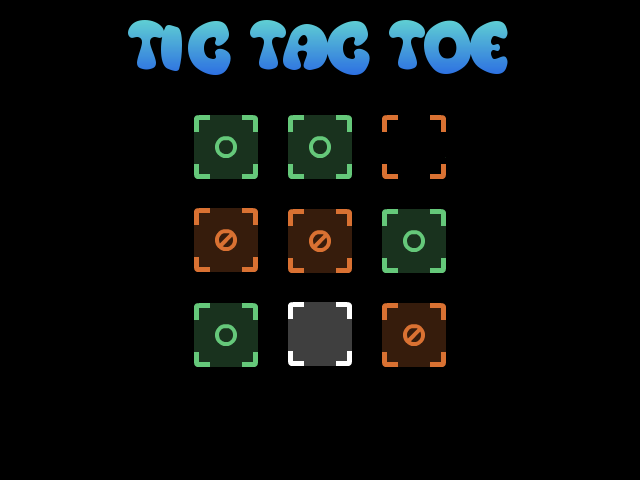
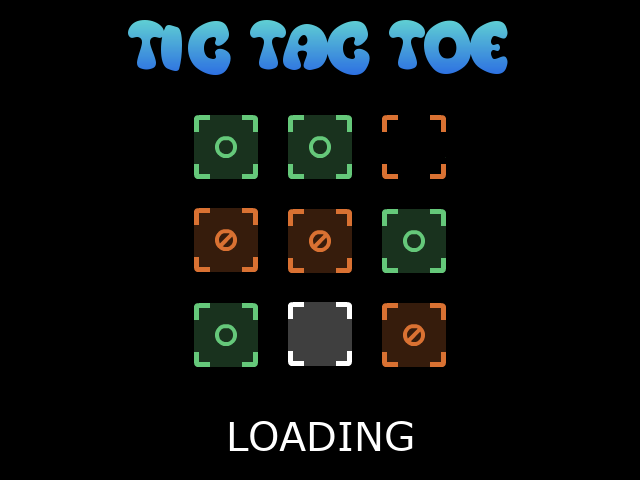
Layer changes from the first 640x480 image to the second:
added layer "LOADING" above "Pasted Layer #2" over bbox(229, 421, 413, 451)
